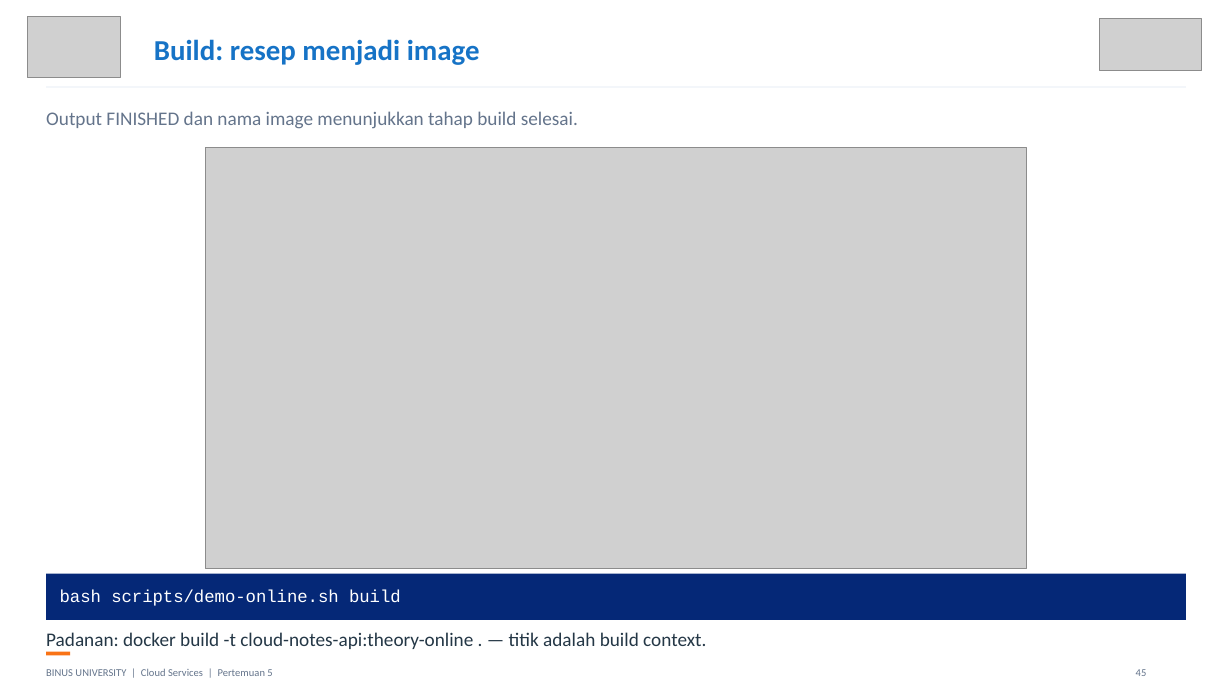
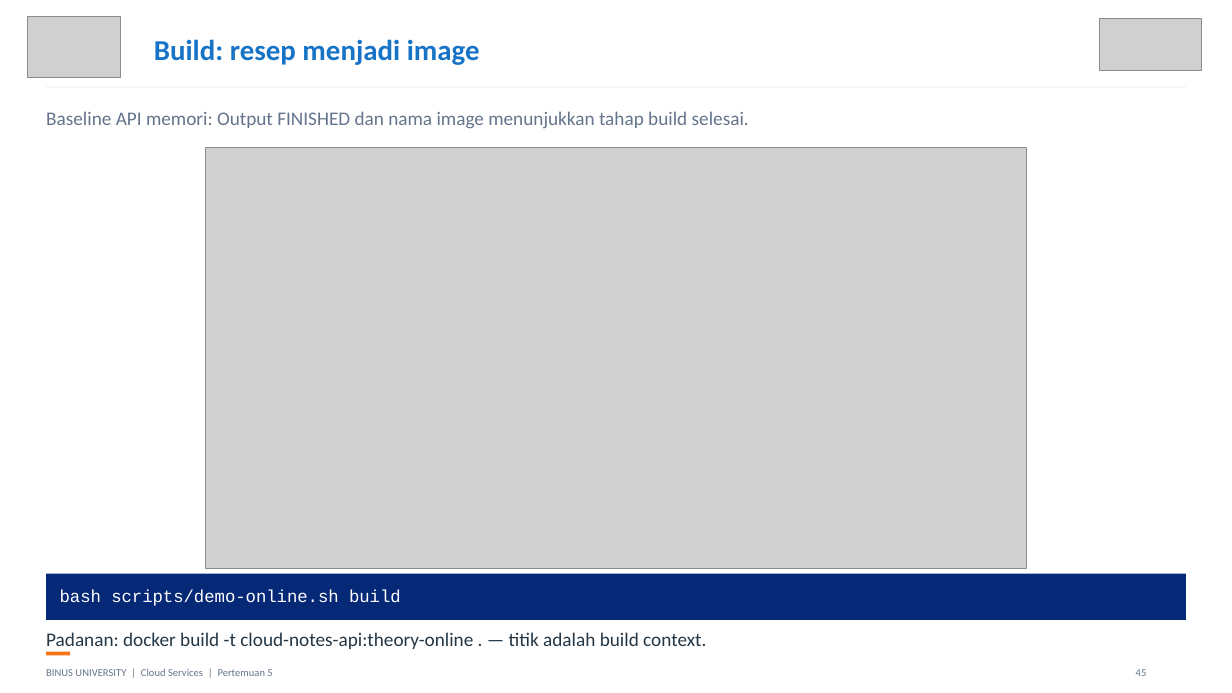
Before and after one commit to SeedFlora/meet5CloudService, a slide deck: slide 45 of slides/Teori_Pertemuan_05.pptx. Drawn at 1232x693 pixels with LibreOffice and Linux fonts; fonts in the diff are those of the drawing; grey boxes stand for pictures. Boxes give left, top, right and bottom in pixels: in the first picture for what was removed or moved away, otherwise in the second. Text is boxed around its words. In the diff, an @@ line names an element or a change of style, - is before the commit and + after.

```diff
--- a/slides/Teori_Pertemuan_05.pptx
+++ b/slides/Teori_Pertemuan_05.pptx
@@ text at box(46, 111, 749, 129): text changed @@
-Output FINISHED dan nama image menunjukkan tahap build selesai.
+Baseline API memori: Output FINISHED dan nama image menunjukkan tahap build selesai.
```
Also in this commit, not shown: 16 other slides changed, 22 slides added, 32 other files.
